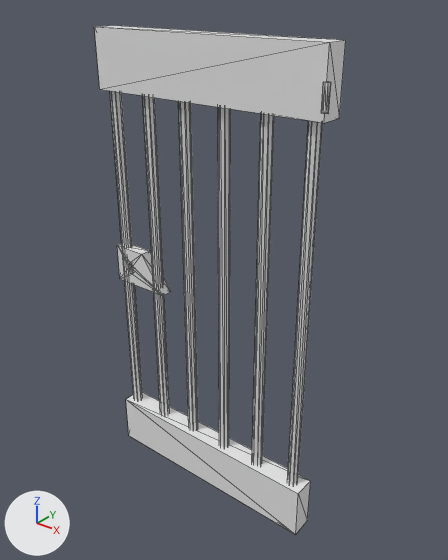
What one commit did to the FBX model Assets/Props/Porte_metal.fbx.
Before and after are seen from a 50 mm lens placed at (1.08, -1.97, 2.36), pointed at (-0.53, 0.04, 1.11). Lighting does not change. The marker at lower left points along +X, +Y and +Z. Mesh edges are drawn as thin lines.

The older version as bpy lines, for what is in view:
```python
me_mesh = bpy.data.meshes.new('Mesh')
me_mesh.from_pydata(...)  # 154 vertices, 272 faces; spans x -22.5..0.5, y -2.1..0.3, z -0.2..16.9
ob_cube = bpy.data.objects.new('Cube', me_mesh)
ob_cube.location = (0.0, 0.0, 0.0)
ob_cube.scale = (0.0503, 0.0529, 0.129)
```
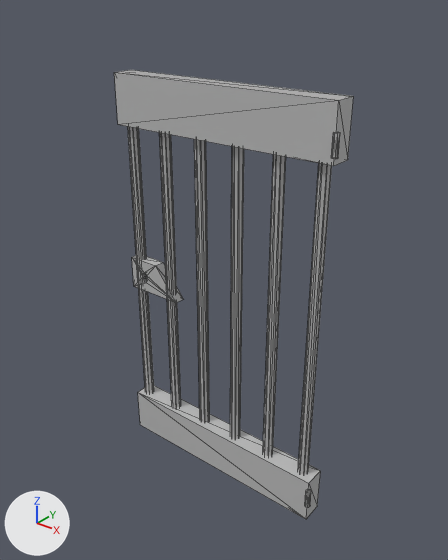
Boxes [x1, y1, x2, y2] around the edits, measured in the pictures (448 x 560 px; the box of a moved part takes in the faces that stretch with it):
'Cube', reshaped, rescaled (12% shorter)
    before: [94, 26, 346, 535]
    after: [114, 70, 354, 519]
part 1 of me_mesh, moved or reshaped
    before: [126, 392, 310, 535]
    after: [138, 386, 320, 519]
part 2 of me_mesh, moved or reshaped
    before: [94, 26, 346, 123]
    after: [114, 70, 354, 166]
part 3 of me_mesh, moved or reshaped
    before: [287, 121, 322, 485]
    after: [298, 163, 332, 475]
part 4 of me_mesh, moved or reshaped
    before: [252, 114, 274, 465]
    after: [263, 154, 286, 456]
part 5 of me_mesh, moved or reshaped
    before: [218, 107, 231, 447]
    after: [230, 147, 244, 439]
part 6 of me_mesh, moved or reshaped
    before: [178, 101, 198, 431]
    after: [194, 139, 210, 422]
part 7 of me_mesh, moved or reshaped
    before: [143, 96, 170, 415]
    after: [159, 132, 181, 408]
part 8 of me_mesh, moved or reshaped
    before: [110, 91, 143, 400]
    after: [128, 127, 154, 393]
part 9 of me_mesh, moved or reshaped
    before: [117, 244, 170, 296]
    after: [132, 255, 183, 303]
part 10 of me_mesh, moved or reshaped
    before: [321, 82, 331, 114]
    after: [331, 132, 340, 159]
part 11 of me_mesh, added
    after: [305, 489, 311, 507]

What changed in the scene script:
```text
Add mat_01___default:
    mat_01___default = principled_material('01 - Default')
    mat_01___default.base_color = (0.5, 0.5, 0.5)  # grey #bcbcbc
    mat_01___default.roughness = 0.0
Change me_mesh:
    where me_mesh.from_pydata(...)  # 154 vertices, 272 faces; spans x -22.5..0.5, y -2.1..0.3, z -0.2..16.9
    used by ob_cube; location = (0.0, 0.0, 0.0); scale = (0.0503, 0.0529, 0.129)
    me_mesh part 1: the loose piece of 8 vertices spanning x -22.5..0.2, y -1.7..0.3, z -0.2..1.8 is moved by (0.0, 1.7, 0.2), in mat_01___default (grey #bcbcbc)
    me_mesh part 2: the loose piece of 8 vertices spanning x -22.5..0.2, y -1.7..0.3, z 14.9..16.9 is moved by (0.0, 1.7, 0.2), in mat_01___default (grey #bcbcbc)
    me_mesh part 3: the loose piece of 16 vertices spanning x -1.6..-0.6, y -1.2..-0.2, z 0.2..16.8 is moved by (0.0, 1.7, 0.2), in mat_01___default (grey #bcbcbc)
    me_mesh part 4: the loose piece of 16 vertices spanning x -5.7..-4.7, y -1.2..-0.2, z 0.2..16.8 is moved by (0.0, 1.7, 0.2), in mat_01___default (grey #bcbcbc)
    me_mesh part 5: the loose piece of 16 vertices spanning x -9.8..-8.8, y -1.2..-0.2, z 0.2..16.8 is moved by (0.0, 1.7, 0.2), in mat_01___default (grey #bcbcbc)
    me_mesh part 6: the loose piece of 16 vertices spanning x -14.0..-12.9, y -1.2..-0.2, z 0.2..16.8 is moved by (0.0, 1.7, 0.2), in mat_01___default (grey #bcbcbc)
    me_mesh part 7: the loose piece of 16 vertices spanning x -18.1..-17.0, y -1.2..-0.2, z 0.2..16.8 is moved by (0.0, 1.7, 0.2), in mat_01___default (grey #bcbcbc)
    me_mesh part 8: the loose piece of 16 vertices spanning x -22.2..-21.1, y -1.2..-0.2, z 0.2..16.8 is moved by (0.0, 1.7, 0.2), in mat_01___default (grey #bcbcbc)
    me_mesh part 9: the loose piece of 26 vertices spanning x -22.5..-16.5, y -1.2..-0.2, z 7.6..9.0 is moved by (0.0, 1.7, 0.2), in mat_01___default (grey #bcbcbc)
    me_mesh part 10: the loose piece of 16 vertices spanning x 0.0..0.5, y -2.1..-1.6, z 15.1..15.9 is moved by (0.0, 1.7, 0.2), in mat_01___default (grey #bcbcbc)
    me_mesh part 11: a new loose piece, an 8-sided cylinder along z spanning x 0.0..0.51, y -0.34..0.15, z 0.86..1.64, in mat_01___default (grey #bcbcbc)
    add me_mesh.materials.append(mat_01___default)  # grey #bcbcbc
Change ob_cube:
    ob_cube.scale: (0.0503, 0.0529, 0.129) -> (0.0503, 0.0529, 0.116)
```
